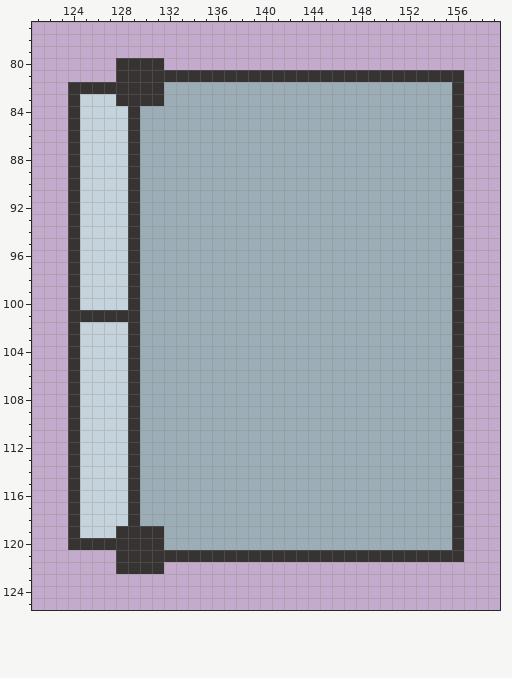
Edited in one commit: pixel-art file (Assets/Scenes/Fridge 7.ase). Above is the file before it was changed.
280x200 pixels, 1 frame. Shown: x 121..159, y 77..125.
After the commit:
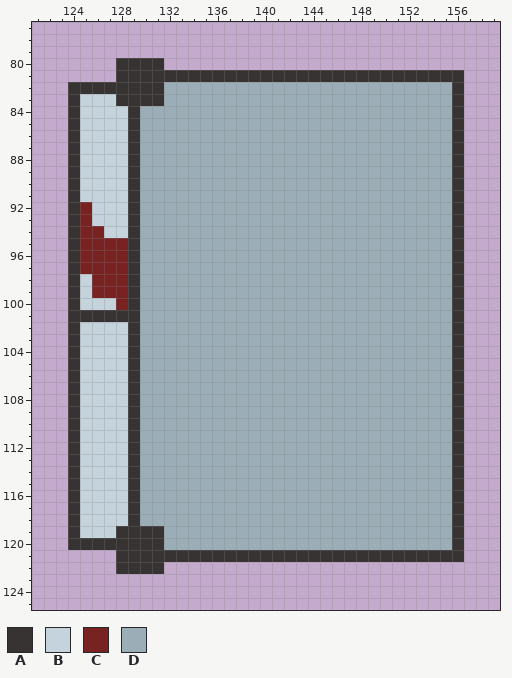
Palette (. is transparent): A #373333  B #c5d3dc  C #782222  D #9badb7
The edit:
y 92..93: x 125 B -> C
y 94: x 125..126 BB -> CC
y 95..97: x 125..128 BBBB -> CCCC
y 98..99: x 126..128 BBB -> CCC
y 100: x 128 B -> C
Where, in picture pixels (left, top, right, bottom), the same in both pictures:
changed: (80, 202, 128, 310)
